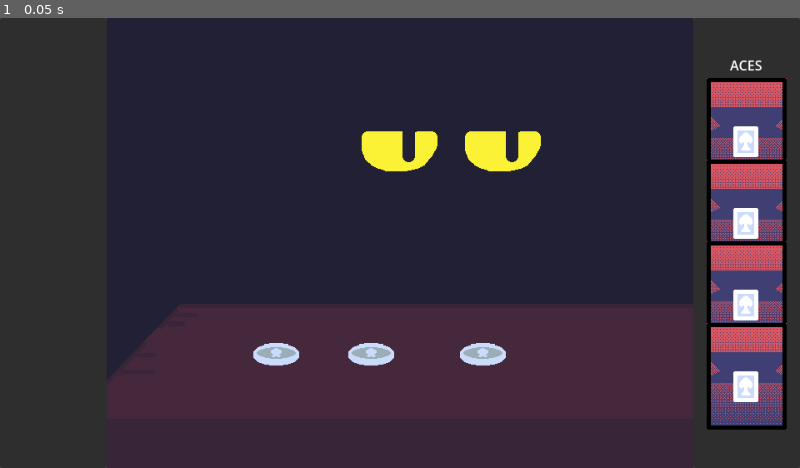
Above: before the commit, frame 1.
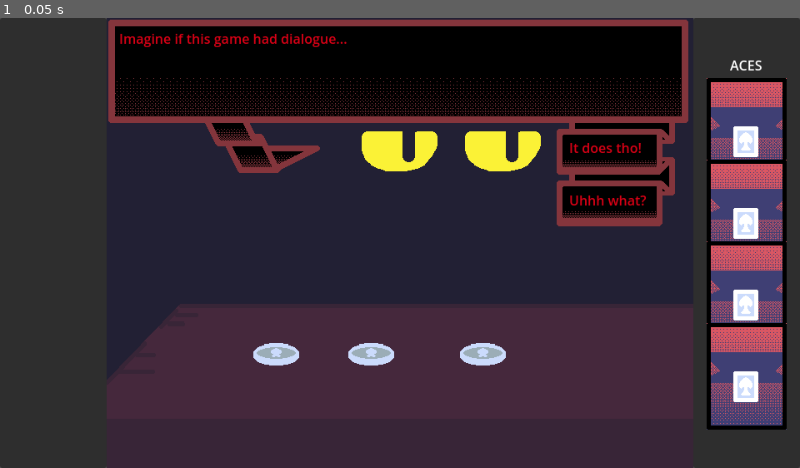
Above: after the commit, the same moment.

Repository: 107zxz/AceInTheHole
Game: Godot game, scene res://ui.tscn
Same seed, same stepped clock (60 frames per second), same inputs: the game is played once before the commit and once after it.
Inputs:
- Up to frame 1 (0.05 s): no input

The runs differ from the first frame. In frame 1, 21% of the frame differs, in the area x 13-87%, y 0-47%.

Commit message:
Dialogue

Diff:
--- a/ui.tscn
+++ b/ui.tscn
@@ -1,8 +1,11 @@
-[gd_scene load_steps=4 format=3 uid="uid://cq0ah5jsnrp27"]
+[gd_scene load_steps=7 format=3 uid="uid://cq0ah5jsnrp27"]
 
 [ext_resource type="Texture2D" uid="uid://1dw0h4o58xb8" path="res://gfx/ammo/ammobase.png" id="1_is7re"]
 [ext_resource type="Texture2D" uid="uid://dywbtt8ekojgr" path="res://gfx/cards/aces/amyspecial.png" id="1_u44r5"]
 [ext_resource type="Texture2D" uid="uid://cj4tjft2ktylt" path="res://gfx/concept/roomdummy.png" id="3_8jsb4"]
+[ext_resource type="Texture2D" uid="uid://bbdfmf6ko2i2g" path="res://gfx/dialogue/talkbox.png" id="4_bqli0"]
+[ext_resource type="Texture2D" uid="uid://egmmbgtbxpyy" path="res://gfx/dialogue/tail.png" id="5_k37u8"]
+[ext_resource type="Texture2D" uid="uid://cy3mu6qntcol3" path="res://gfx/dialogue/response.png" id="6_8pu57"]
 
 [node name="UI" type="Control"]
 layout_mode = 3
@@ -134,3 +137,76 @@
 grow_horizontal = 2
 grow_vertical = 2
 texture = ExtResource("3_8jsb4")
+
+[node name="Dialogue" type="Control" parent="."]
+custom_minimum_size = Vector2(704, 0)
+layout_mode = 1
+anchors_preset = 13
+anchor_left = 0.5
+anchor_right = 0.5
+anchor_bottom = 1.0
+grow_horizontal = 2
+grow_vertical = 2
+
+[node name="TopBox" type="TextureRect" parent="Dialogue"]
+self_modulate = Color(0.60933, 0.60933, 0.60933, 1)
+layout_mode = 0
+offset_right = 40.0
+offset_bottom = 40.0
+texture = ExtResource("4_bqli0")
+
+[node name="Label" type="Label" parent="Dialogue/TopBox"]
+layout_mode = 0
+offset_left = 15.0
+offset_top = 13.0
+offset_right = 276.0
+offset_bottom = 36.0
+theme_override_colors/font_color = Color(0.85, 0, 0.0849999, 1)
+text = "Imagine if this game had dialogue..."
+
+[node name="TopTail" type="TextureRect" parent="Dialogue/TopBox"]
+self_modulate = Color(0.60933, 0.60933, 0.60933, 1)
+show_behind_parent = true
+layout_mode = 0
+offset_left = 117.0
+offset_top = 118.0
+offset_right = 256.0
+offset_bottom = 186.0
+texture = ExtResource("5_k37u8")
+
+[node name="Responses" type="VBoxContainer" parent="Dialogue/TopBox"]
+show_behind_parent = true
+layout_mode = 0
+offset_left = 540.0
+offset_top = 105.0
+offset_right = 682.0
+offset_bottom = 250.0
+theme_override_constants/separation = -21
+
+[node name="ResponseA" type="TextureRect" parent="Dialogue/TopBox/Responses"]
+self_modulate = Color(0.607843, 0.607843, 0.607843, 1)
+layout_mode = 2
+texture = ExtResource("6_8pu57")
+
+[node name="Label2" type="Label" parent="Dialogue/TopBox/Responses/ResponseA"]
+layout_mode = 0
+offset_left = 15.0
+offset_top = 39.0
+offset_right = 289.0
+offset_bottom = 62.0
+theme_override_colors/font_color = Color(0.85, 0, 0.0849999, 1)
+text = "It does tho!"
+
+[node name="ResponseA2" type="TextureRect" parent="Dialogue/TopBox/Responses"]
+self_modulate = Color(0.607843, 0.607843, 0.607843, 1)
+layout_mode = 2
+texture = ExtResource("6_8pu57")
+
+[node name="Label3" type="Label" parent="Dialogue/TopBox/Responses/ResponseA2"]
+layout_mode = 0
+offset_left = 15.0
+offset_top = 40.0
+offset_right = 289.0
+offset_bottom = 63.0
+theme_override_colors/font_color = Color(0.85, 0, 0.0849999, 1)
+text = "Uhhh what?"
Binary file added: gfx/dialogue/response.aseprite
Binary file added: gfx/dialogue/response.png
Not shown, added: gfx/dialogue/response.png.import
Binary file added: gfx/dialogue/tail.aseprite
Binary file added: gfx/dialogue/tail.png
Not shown, added: gfx/dialogue/tail.png.import
Binary file added: gfx/dialogue/talkbox.aseprite
Binary file added: gfx/dialogue/talkbox.png
Not shown, added: gfx/dialogue/talkbox.png.import
